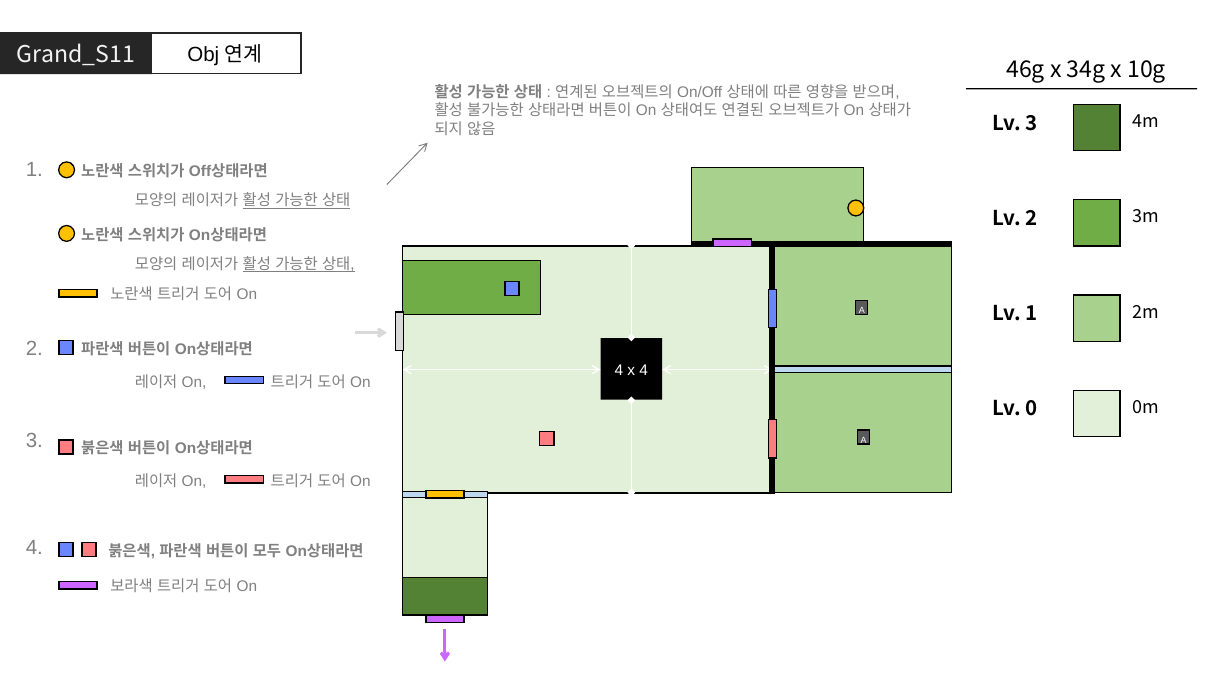
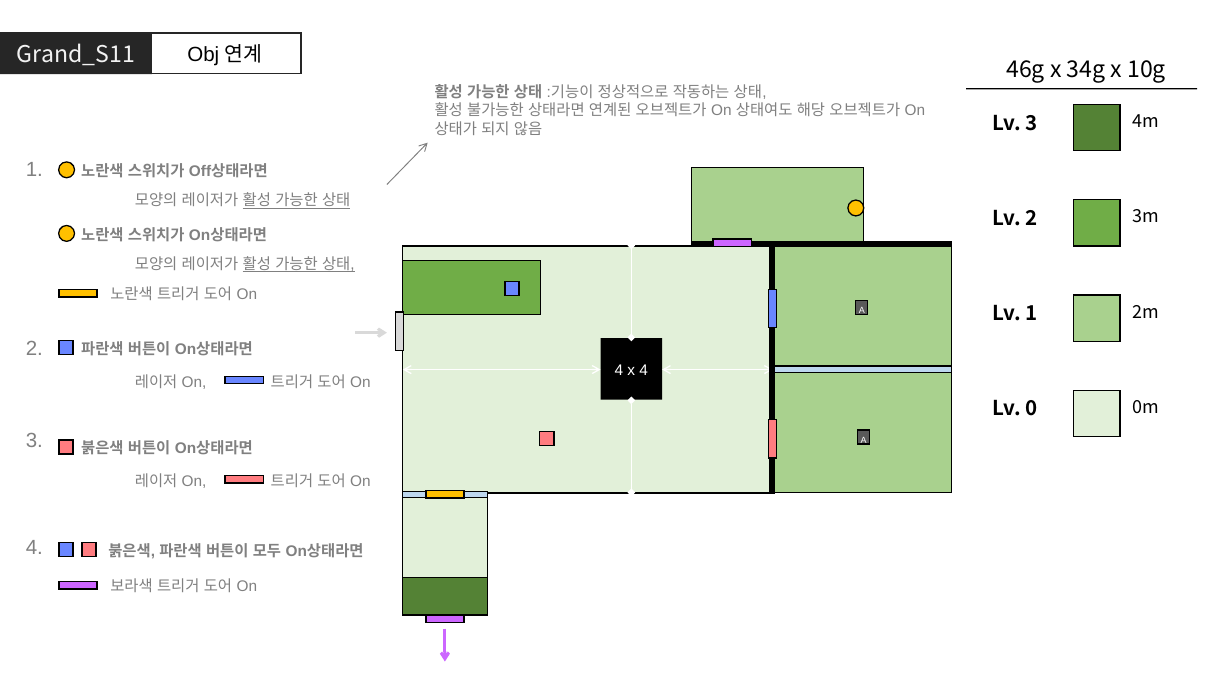
Before and after one commit to GGMGangsterHamster/GangsterHamster, a slide deck: slide 23 of Documents/Grand_Stage.pptx (slide 21 before the commit). Drawn at 1232x693 pixels with LibreOffice and Linux fonts; fonts in the diff are those of the drawing. Boxes give left, top, right and bottom in pixels: in the first picture for what was removed or moved away, otherwise in the second. Text is boxed around its words. In the diff, an @@ line names an element or a change of style, - is before the commit and + after.

```diff
--- a/Documents/Grand_Stage.pptx
+++ b/Documents/Grand_Stage.pptx
@@ text at (435, 84, 926, 135): text changed @@
-활성 가능한 상태 : 연계된 오브젝트의 On/Off 상태에 따른 영향을 받으며,
-활성 불가능한 상태라면 버튼이 On 상태여도 연결된 오브젝트가 On 상태가 되지 않음
+활성 가능한 상태 :기능이 정상적으로 작동하는 상태,
+활성 불가능한 상태라면 연계된 오브젝트가 On 상태여도 해당 오브젝트가 On 상태가 되지 않음
```
Also in this commit, not shown: 1 other slide changed, 4 slides added, 1 slide removed.
